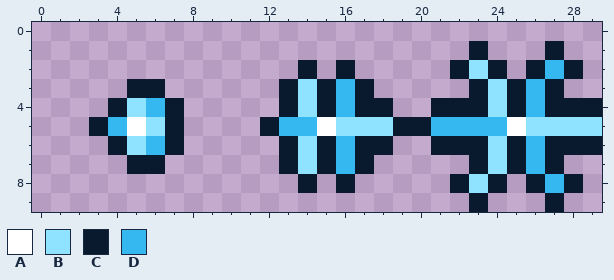
Two states of a pixel-art file, art/authoring/spells/ice_cast.aseprite. The first picture shows the starting point.
30x10 pixels, 1 frame.
Palette (. is transparent): A #ffffff  B #8fe3ff  C #0a1a2e  D #35b8f0
Pixels before, first column x 3:
 1 ....................C...C..
 2 ...........C.C.....CBC.CDC.
 3 ..CC......CBCDC.....CBCDC..
 4 .CBDC.....CBCDCC..CCCBCDCCC
 5 CDABC....CDDABBBCCDDDDABBBB
 6 .CBDC.....CBCDCC..CCCBCDCCC
 7 ..CC......CBCDC.....CBCDC..
 8 ...........C.C.....CBC.CDC.
 9 ....................C...C..
Once edited:
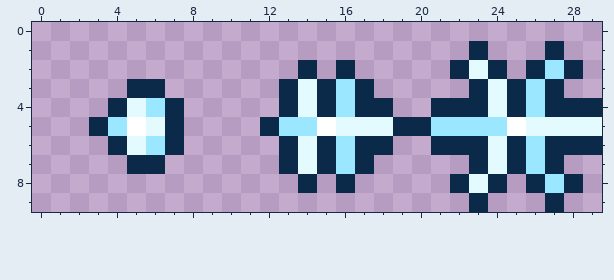
The edit:
colour B: #8fe3ff -> #e3faff
colour C: #0a1a2e -> #0b2a4a
colour D: #35b8f0 -> #9be7ff
Boxes around the changes in both pictures, in picture pixels (x1, y1, x2, y2):
changed: (260, 41, 602, 212)
changed: (89, 79, 184, 174)
